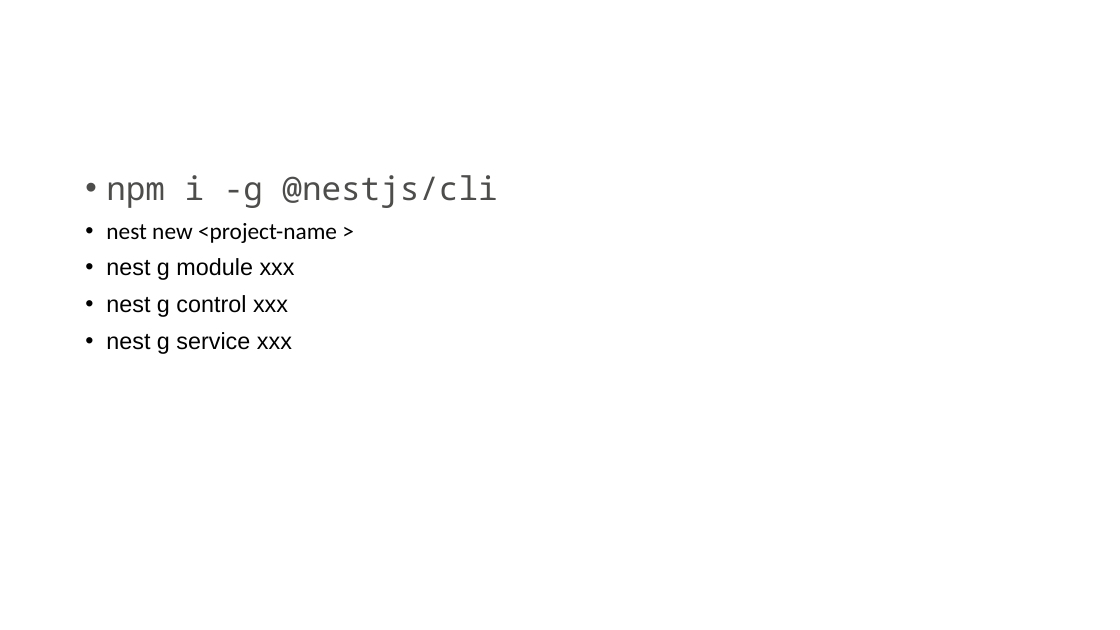
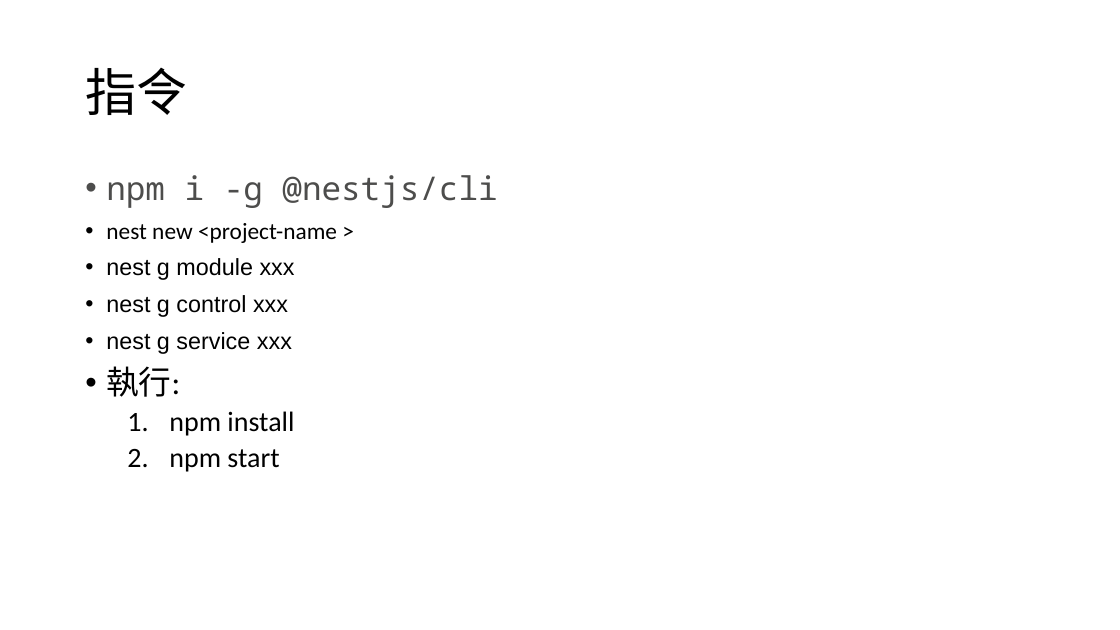
Before and after one commit to RichardHwang886/lession3, a slide deck: slide 7 of webapi後端開發.pptx (slide 6 before the commit). Drawn at 1120x630 pixels with LibreOffice and Linux fonts; fonts in the diff are those of the drawing. Boxes give left, top, right and bottom in pixels: in the first picture for what was removed or moved away, otherwise in the second. Text is boxed around its words. In the diff, an @@ line names an element or a change of style, - is before the commit and + after.

```diff
--- a/webapi後端開發.pptx
+++ b/webapi後端開發.pptx
@@ title added at bbox=[85, 68, 188, 115], 44 pt, text #000000 @@
+指令
@@ text at bbox=[106, 366, 294, 472]: paragraphs added @@
+• 執行:
+  1. npm install
+  2. npm start
```
Also in this commit, not shown: 2 other slides changed, 2 slides added, 19 other files.
